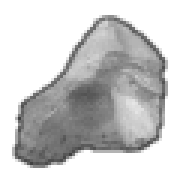
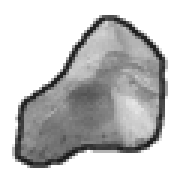
Layer changes from the first 180 × 180 image to the second:
painted on "Outline" over box(15, 15, 165, 168)
